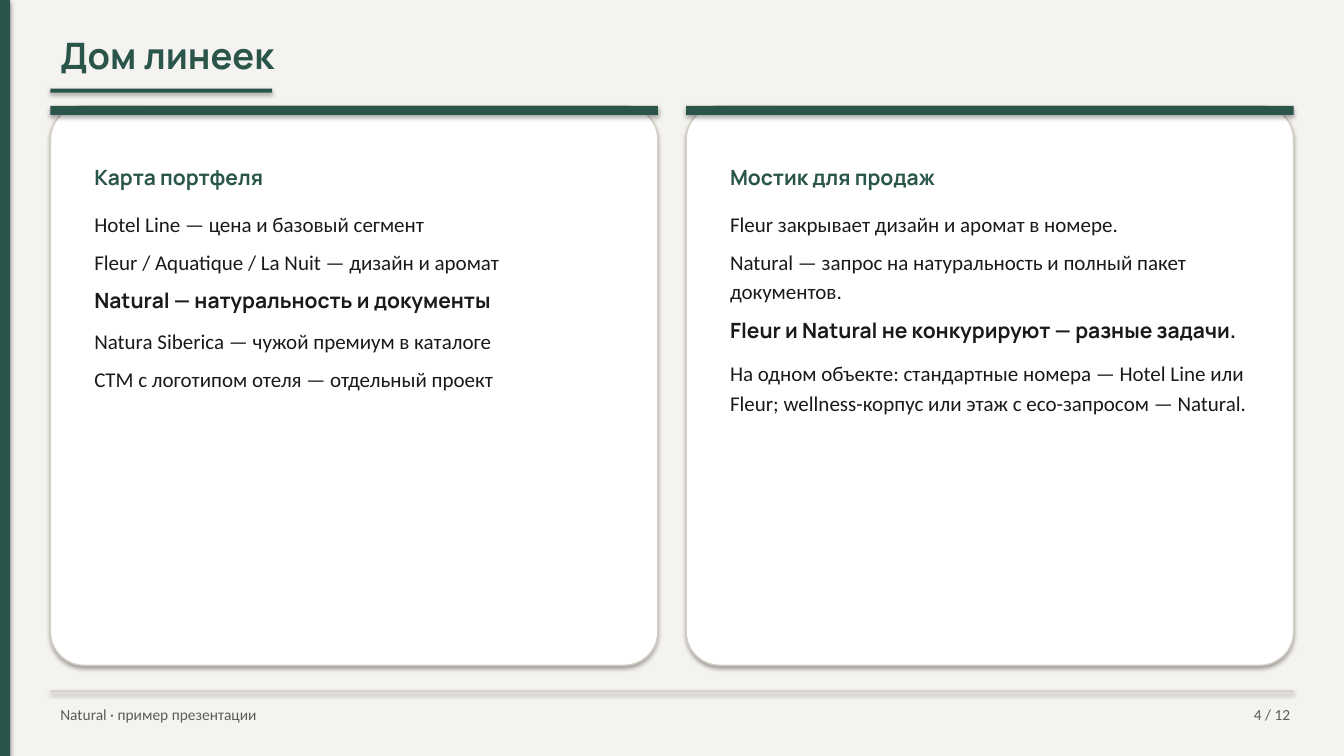
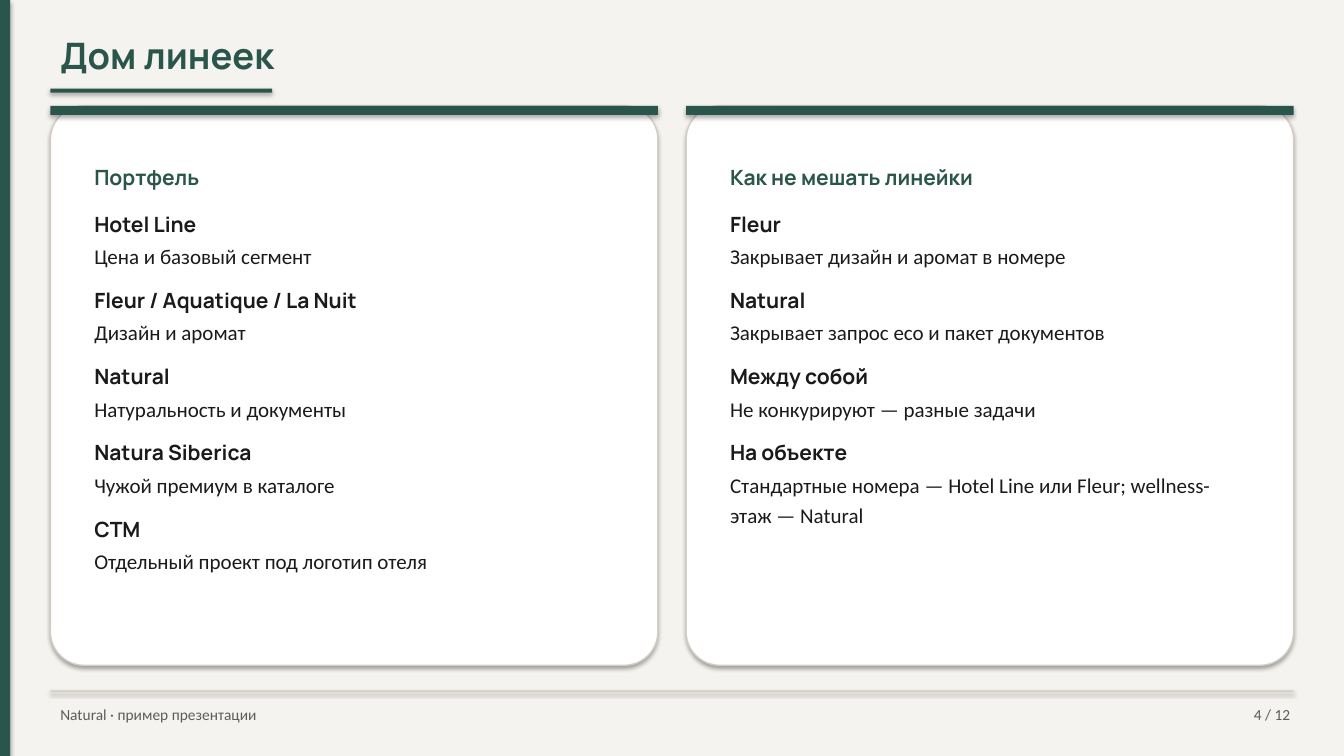
Before and after one commit to pagasbot-coder/Banya-Digital, a slide deck: slide 4 of knowledge-base/presentation-travelplus-interview.pptx. Drawn at 1344x756 pixels with LibreOffice and Linux fonts; fonts in the diff are those of the drawing. Boxes give left, top, right and bottom in pixels: in the first picture for what was removed or moved away, otherwise in the second. Text is boxed around its words. In the diff, an @@ line names an element or a change of style, - is before the commit and + after.

```diff
--- a/knowledge-base/presentation-travelplus-interview.pptx
+++ b/knowledge-base/presentation-travelplus-interview.pptx
@@ text at [94,170,427,573]: text changed @@
-Карта портфеля
-Hotel Line — цена и базовый сегмент
-Fleur / Aquatique / La Nuit — дизайн и аромат
-Natural — натуральность и документы
-Natura Siberica — чужой премиум в каталоге
-СТМ с логотипом отеля — отдельный проект
+Портфель
+Hotel Line
+Цена и базовый сегмент
+Fleur / Aquatique / La Nuit
+Дизайн и аромат
+Natural
+Натуральность и документы
+Natura Siberica
+Чужой премиум в каталоге
+СТМ
+Отдельный проект под логотип отеля
@@ text at [730,169,1210,523]: text changed @@
-Мостик для продаж
-Fleur закрывает дизайн и аромат в номере.
-Natural — запрос на натуральность и полный пакет документов.
-Fleur и Natural не конкурируют — разные задачи.
-На одном объекте: стандартные номера — Hotel Line или Fleur; wellness-корпус или этаж с eco-запросом — Natural.
+Как не мешать линейки
+Fleur
+Закрывает дизайн и аромат в номере
+Natural
+Закрывает запрос eco и пакет документов
+Между собой
+Не конкурируют — разные задачи
+На объекте
+Стандартные номера — Hotel Line или Fleur; wellness-этаж — Natural
```
Also in this commit, not shown: 3 other files.
